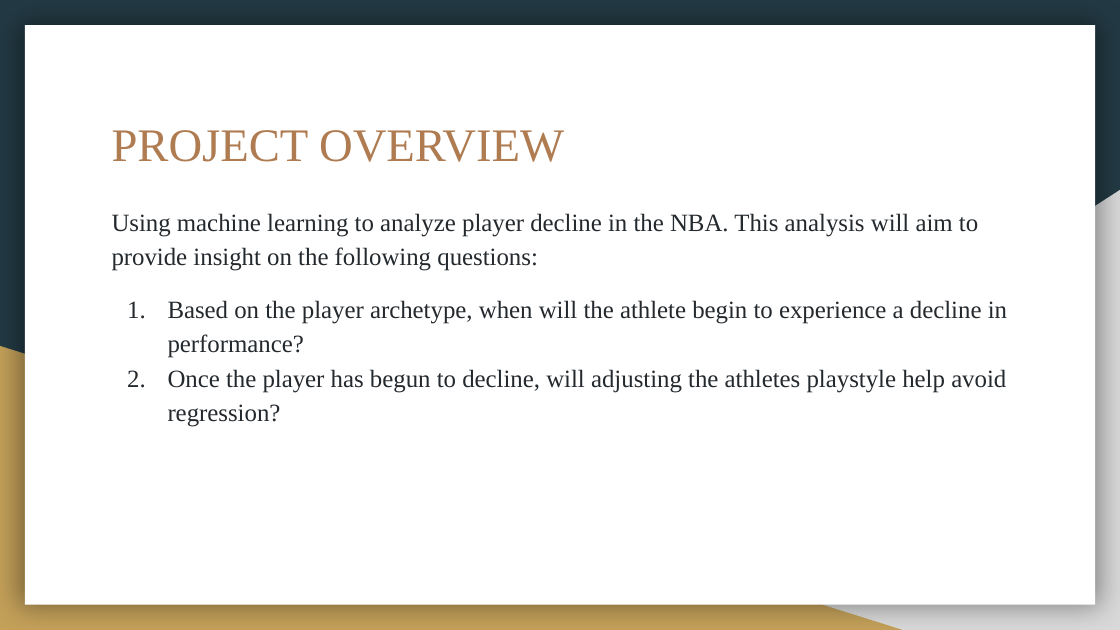
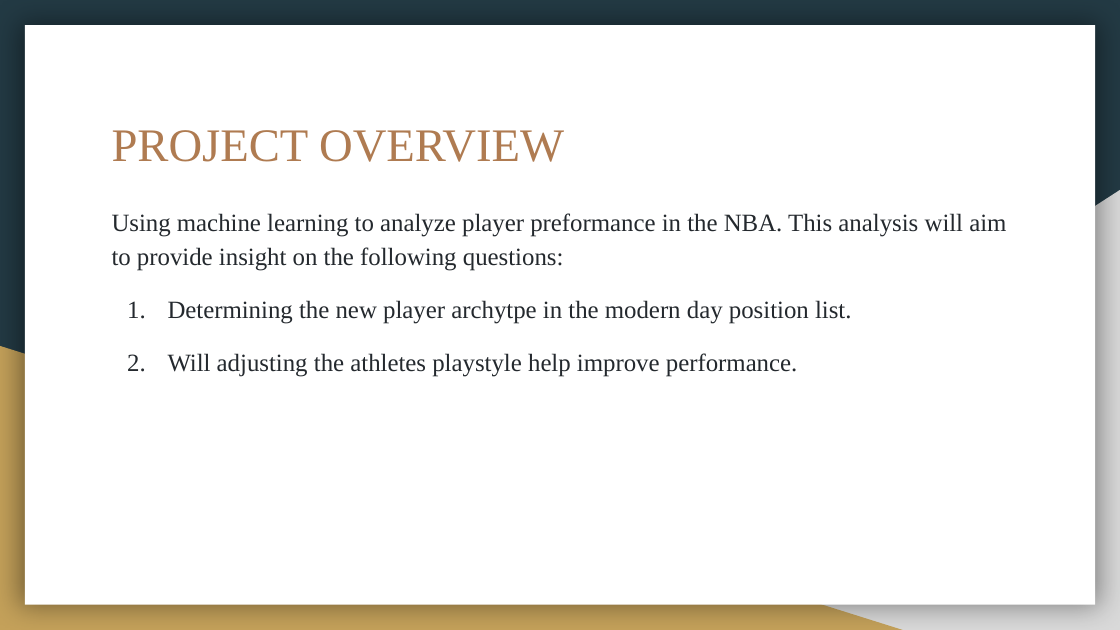
Before and after one commit to joshb738/NBA_Player_Analysis, a slide deck: slide 2 of Visualization/NBA_PLAYER_ANALYSIS.pptx. Drawn at 1120x630 pixels with LibreOffice and Linux fonts; fonts in the diff are those of the drawing. Boxes give left, top, right and bottom in pixels: in the first picture for what was removed or moved away, otherwise in the second. Text is boxed around its words. In the diff, an @@ line names an element or a change of style, - is before the commit and + after.

```diff
--- a/Visualization/NBA_PLAYER_ANALYSIS.pptx
+++ b/Visualization/NBA_PLAYER_ANALYSIS.pptx
@@ text at (112, 213, 1006, 377): text changed @@
-Using machine learning to analyze player decline in the NBA. This analysis will aim to provide insight on the following questions:
-1. Based on the player archetype, when will the athlete begin to experience a decline in performance?
-2. Once the player has begun to decline, will adjusting the athletes playstyle help avoid regression?
+Using machine learning to analyze player preformance in the NBA. This analysis will aim to provide insight on the following questions:
+1. Determining the new player archytpe in the modern day position list.
+2. Will adjusting the athletes playstyle help improve performance.
```
Also in this commit, not shown: 4 other slides changed, 6 slides added, 10 slides removed, 1 other file.
